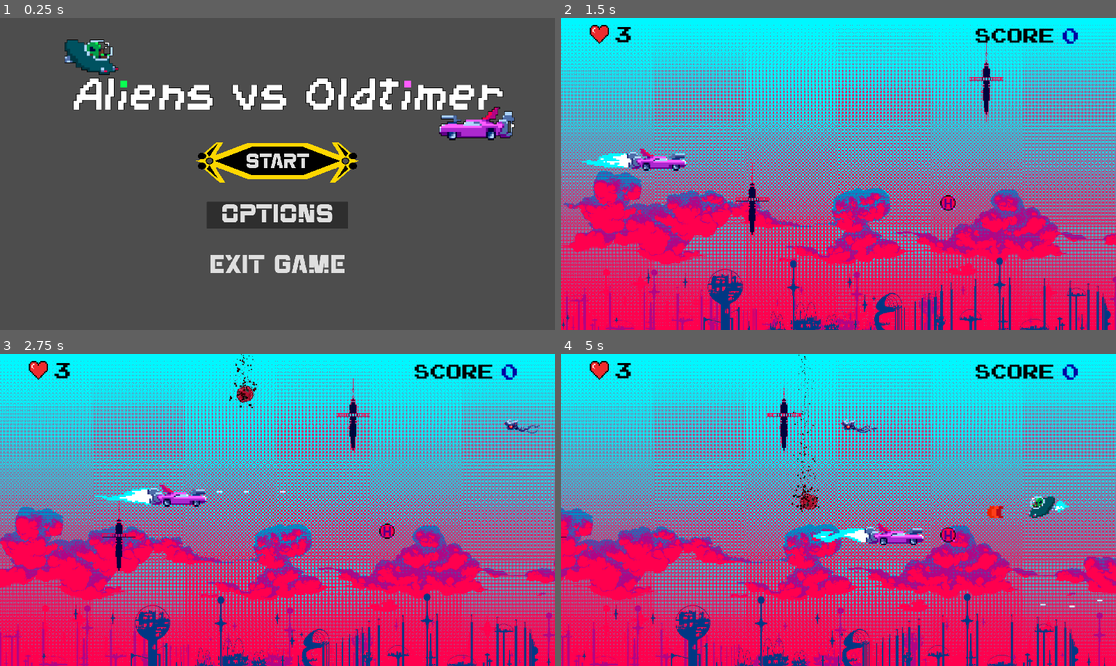
Above: before the commit, frames 1-4 (two rows, left to right).
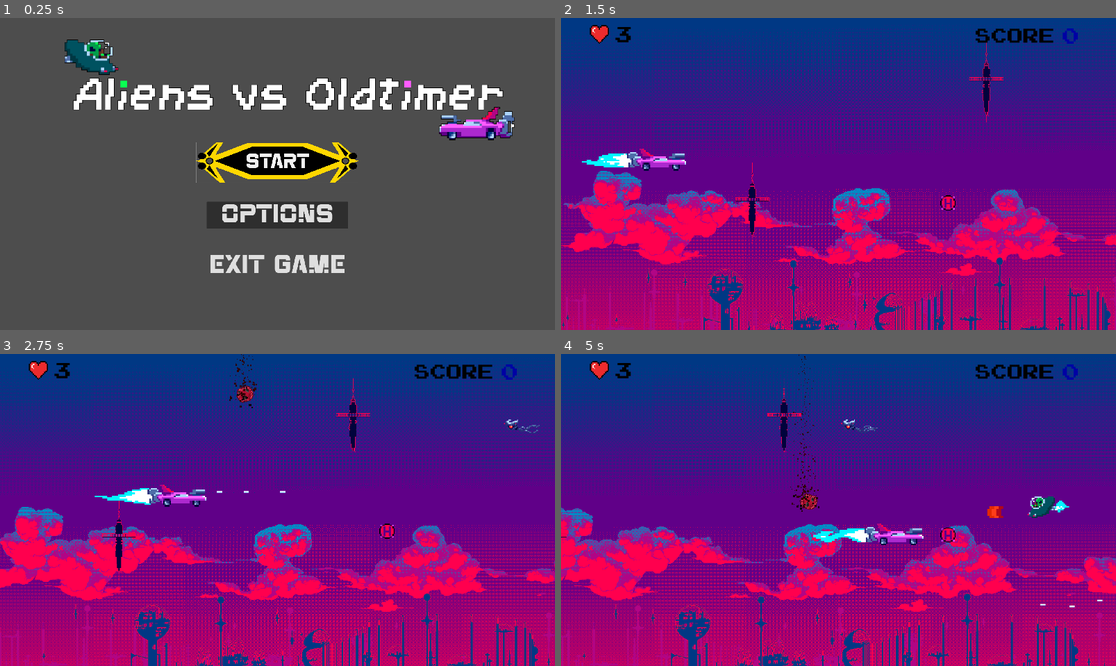
Above: after the commit, the same moments.

Repository: P0ddy/Project-Bentley
Game: Godot game, scene res://Scenes/Menu/main_menu.tscn
Two runs of this game, one before a commit and one after it. Both use one fixed random seed, a clock stepped at 60 frames per second and the inputs below. Sound files missing from this copy of the repository are replaced by a short silence.
Inputs:
- Up to frame 1 (0.25 s): no input
- Up to frame 2 (1.5 s): click "Start" at 0.5 s; click "Select" at 1.25 s
- Up to frame 3 (2.75 s): hold D (right) from 2.03 s (still down); hold Space (shoot) from 2.03 s (still down)
- Up to frame 4 (5 s): release D (right) at 2.78 s; release Space (shoot) at 2.78 s; hold S (down) 2.78-3.53 s; tap Space (shoot) at 2.85, 4.35 s; hold D (right) 3.53-4.28 s; hold Space (shoot) 3.53-4.28 s; hold W (up) from 4.28 s (still down)

The runs differ from the first frame. In frame 1, less than 0.1% of the frame differs, in the area x 35-36%, y 39-53%; in frame 2, 82%; in frame 3, 82%; in frame 4, 82%, in the area x 0-100%, y 0-100%.

Commit message:
Starting Controller Support

Diff:
--- a/Scenes/MainScene/Game.tscn
+++ b/Scenes/MainScene/Game.tscn
@@ -14,7 +14,7 @@
 [ext_resource type="FontFile" uid="uid://cdlpr8kvjg0jb" path="res://Assets/Fonts/EMULOGIC-ZREW.TTF" id="10_827yf"]
 [ext_resource type="Script" path="res://Scenes/MainScene/Camera.gd" id="11_xfkbu"]
 [ext_resource type="PackedScene" uid="uid://cuyb3s030kqqs" path="res://Scenes/MainScene/PickUps/health_pick_up.tscn" id="12_upobf"]
-[ext_resource type="Texture2D" uid="uid://06ljkvg0dv4a" path="res://Assets/UI/BackGround/Parallax_Background_A.png" id="14_ad0nw"]
+[ext_resource type="Texture2D" uid="uid://bksabsl3l668j" path="res://Assets/UI/BackGround/Parallax_Background V2.png" id="14_gfc2p"]
 [ext_resource type="Texture2D" uid="uid://b4tt5m0imjcf4" path="res://Assets/UI/BackGround/Parallax_Background_B.png" id="15_d1hq6"]
 [ext_resource type="Texture2D" uid="uid://g6n13kuw400b" path="res://Assets/UI/BackGround/Parallax_Background_C.png" id="16_r17fs"]
 [ext_resource type="Texture2D" uid="uid://di6mdlyjrhcv5" path="res://Assets/UI/BackGround/Parallax_Background_D.png" id="17_sbtxa"]
@@ -113,7 +113,7 @@
 
 [node name="Sprite2D" type="Sprite2D" parent="Background/ParallaxLayer"]
 position = Vector2(960, 540)
-texture = ExtResource("14_ad0nw")
+texture = ExtResource("14_gfc2p")
 offset = Vector2(970, 0)
 
 [node name="ParallaxLayer2" type="ParallaxLayer" parent="Background"]
--- a/Scenes/MainScene/boss.tscn
+++ b/Scenes/MainScene/boss.tscn
@@ -1,7 +1,7 @@
 [gd_scene load_steps=6 format=3 uid="uid://cqejua776p4aa"]
 
-[ext_resource type="Texture2D" uid="uid://dl1m1byu24q5n" path="res://Assets/Ufo-Idle-Sheet.png" id="1_6vs40"]
 [ext_resource type="Script" path="res://Scenes/MainScene/boss.gd" id="1_h6xpb"]
+[ext_resource type="Texture2D" uid="uid://ca0bv4pow8pp7" path="res://Assets/Enemy's/Boss.png" id="2_yaxvk"]
 
 [sub_resource type="CapsuleShape2D" id="CapsuleShape2D_0q1px"]
 radius = 810.0
@@ -14,13 +14,13 @@
 size = Vector2(378.5, 323)
 
 [node name="Boss" type="CharacterBody2D"]
+collision_layer = 2
+collision_mask = 2
 script = ExtResource("1_h6xpb")
 
 [node name="Sprite2D" type="Sprite2D" parent="."]
 position = Vector2(107.39, 0)
-scale = Vector2(20, 20)
-texture = ExtResource("1_6vs40")
-region_enabled = true
+texture = ExtResource("2_yaxvk")
 region_rect = Rect2(0, 0, 29, 16)
 
 [node name="Spawnpos1" type="Marker2D" parent="."]
--- a/Scenes/MainScene/bullet.tscn
+++ b/Scenes/MainScene/bullet.tscn
@@ -8,6 +8,7 @@
 
 [node name="Bullet" type="Area2D"]
 collision_layer = 3
+collision_mask = 3
 script = ExtResource("1_n4ade")
 
 [node name="CollisionShape2D" type="CollisionShape2D" parent="."]
--- a/Scenes/Menu/main_menu.gd
+++ b/Scenes/Menu/main_menu.gd
@@ -4,6 +4,9 @@
 
 @export var main_game_packed_scene : PackedScene = null
 
+
+func _ready():
+	$StartButton.grab_focus()
 
 
 func _on_start_button_button_down():
--- a/Scenes/Menu/main_menu.tscn
+++ b/Scenes/Menu/main_menu.tscn
@@ -49,6 +49,8 @@
 custom_minimum_size = Vector2(490, 0)
 layout_mode = 2
 size_flags_horizontal = 4
+focus_neighbor_top = NodePath("../../../StartButton")
+focus_neighbor_bottom = NodePath("../QuitButton")
 theme_override_fonts/font = ExtResource("3_t2bbi")
 theme_override_font_sizes/font_size = 90
 text = "Options"
@@ -58,6 +60,7 @@
 custom_minimum_size = Vector2(490, 0)
 layout_mode = 2
 size_flags_horizontal = 4
+focus_neighbor_top = NodePath("../OptionsButton")
 theme_override_fonts/font = ExtResource("3_t2bbi")
 theme_override_font_sizes/font_size = 90
 theme_override_styles/normal = SubResource("StyleBoxTexture_3v2v7")
@@ -72,6 +75,7 @@
 offset_right = 1241.0
 offset_bottom = 570.0
 size_flags_horizontal = 4
+focus_neighbor_bottom = NodePath("../MarginContainer/VBoxContainer/OptionsButton")
 theme_override_fonts/font = ExtResource("3_t2bbi")
 theme_override_font_sizes/font_size = 70
 theme_override_styles/normal = SubResource("StyleBoxTexture_5wgvl")
--- a/project.godot
+++ b/project.godot
@@ -27,34 +27,48 @@
 
 [input]
 
+ui_accept={
+"deadzone": 0.5,
+"events": [Object(InputEventKey,"resource_local_to_scene":false,"resource_name":"","device":0,"window_id":0,"alt_pressed":false,"shift_pressed":false,"ctrl_pressed":false,"meta_pressed":false,"pressed":false,"keycode":4194309,"physical_keycode":0,"key_label":0,"unicode":0,"echo":false,"script":null)
+, Object(InputEventKey,"resource_local_to_scene":false,"resource_name":"","device":0,"window_id":0,"alt_pressed":false,"shift_pressed":false,"ctrl_pressed":false,"meta_pressed":false,"pressed":false,"keycode":4194310,"physical_keycode":0,"key_label":0,"unicode":0,"echo":false,"script":null)
+, Object(InputEventKey,"resource_local_to_scene":false,"resource_name":"","device":0,"window_id":0,"alt_pressed":false,"shift_pressed":false,"ctrl_pressed":false,"meta_pressed":false,"pressed":false,"keycode":32,"physical_keycode":0,"key_label":0,"unicode":32,"echo":false,"script":null)
+, Object(InputEventJoypadButton,"resource_local_to_scene":false,"resource_name":"","device":-1,"button_index":0,"pressure":0.0,"pressed":false,"script":null)
+]
+}
 down={
 "deadzone": 0.5,
 "events": [Object(InputEventKey,"resource_local_to_scene":false,"resource_name":"","device":-1,"window_id":0,"alt_pressed":false,"shift_pressed":false,"ctrl_pressed":false,"meta_pressed":false,"pressed":false,"keycode":0,"physical_keycode":83,"key_label":0,"unicode":115,"echo":false,"script":null)
+, Object(InputEventJoypadMotion,"resource_local_to_scene":false,"resource_name":"","device":-1,"axis":1,"axis_value":1.0,"script":null)
 ]
 }
 up={
 "deadzone": 0.5,
 "events": [Object(InputEventKey,"resource_local_to_scene":false,"resource_name":"","device":-1,"window_id":0,"alt_pressed":false,"shift_pressed":false,"ctrl_pressed":false,"meta_pressed":false,"pressed":false,"keycode":0,"physical_keycode":87,"key_label":0,"unicode":119,"echo":false,"script":null)
+, Object(InputEventJoypadMotion,"resource_local_to_scene":false,"resource_name":"","device":-1,"axis":1,"axis_value":-1.0,"script":null)
 ]
 }
 left={
 "deadzone": 0.5,
 "events": [Object(InputEventKey,"resource_local_to_scene":false,"resource_name":"","device":-1,"window_id":0,"alt_pressed":false,"shift_pressed":false,"ctrl_pressed":false,"meta_pressed":false,"pressed":false,"keycode":0,"physical_keycode":65,"key_label":0,"unicode":97,"echo":false,"script":null)
+, Object(InputEventJoypadMotion,"resource_local_to_scene":false,"resource_name":"","device":-1,"axis":0,"axis_value":-1.0,"script":null)
 ]
 }
 right={
 "deadzone": 0.5,
 "events": [Object(InputEventKey,"resource_local_to_scene":false,"resource_name":"","device":-1,"window_id":0,"alt_pressed":false,"shift_pressed":false,"ctrl_pressed":false,"meta_pressed":false,"pressed":false,"keycode":0,"physical_keycode":68,"key_label":0,"unicode":100,"echo":false,"script":null)
+, Object(InputEventJoypadMotion,"resource_local_to_scene":false,"resource_name":"","device":-1,"axis":0,"axis_value":1.0,"script":null)
 ]
 }
 shoot={
 "deadzone": 0.5,
 "events": [Object(InputEventKey,"resource_local_to_scene":false,"resource_name":"","device":-1,"window_id":0,"alt_pressed":false,"shift_pressed":false,"ctrl_pressed":false,"meta_pressed":false,"pressed":false,"keycode":0,"physical_keycode":32,"key_label":0,"unicode":32,"echo":false,"script":null)
+, Object(InputEventJoypadButton,"resource_local_to_scene":false,"resource_name":"","device":-1,"button_index":0,"pressure":0.0,"pressed":false,"script":null)
 ]
 }
 Pause={
 "deadzone": 0.5,
 "events": [Object(InputEventKey,"resource_local_to_scene":false,"resource_name":"","device":0,"window_id":0,"alt_presse …(181 unchanged characters)…
+, Object(InputEventJoypadButton,"resource_local_to_scene":false,"resource_name":"","device":-1,"button_index":6,"pressure":0.0,"pressed":false,"script":null)
 ]
 }
 
Binary file added: Assets/Enemy's/Boss.png
Not shown, added: Assets/Enemy's/Boss.png.import
Binary file added: Assets/UI/BackGround/Parallax_Background V2.png
Not shown, added: Assets/UI/BackGround/Parallax_Background V2.png.import
Not shown: 1 places in Scenes/Menu/character_select.tscn that only renumber resources
